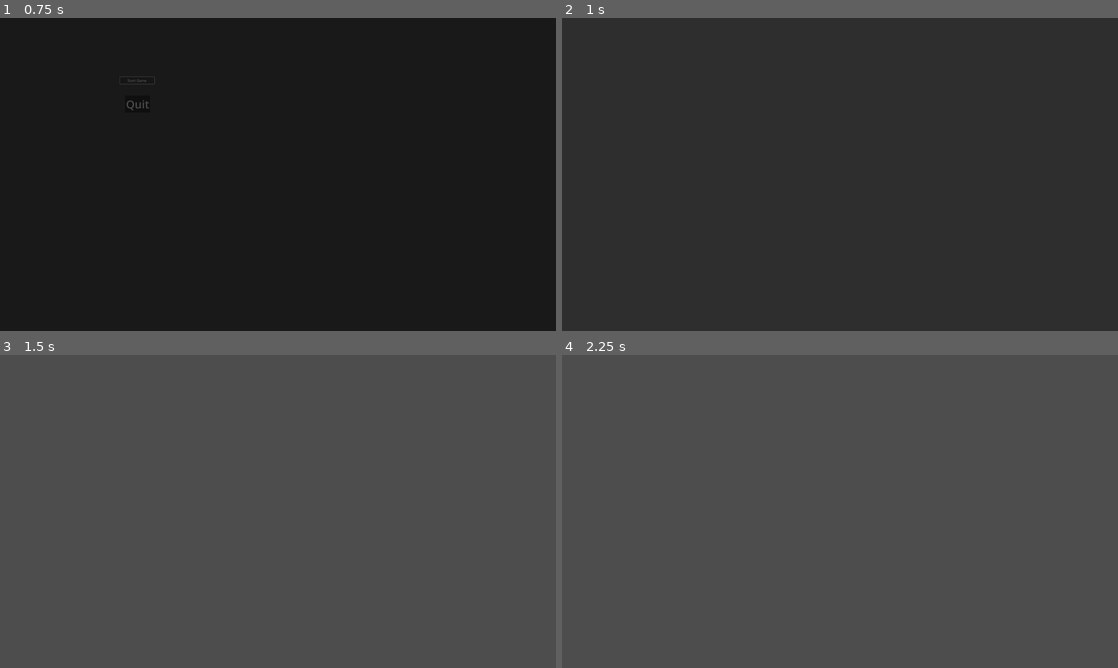
Above: before the commit, frames 1-4 (two rows, left to right).
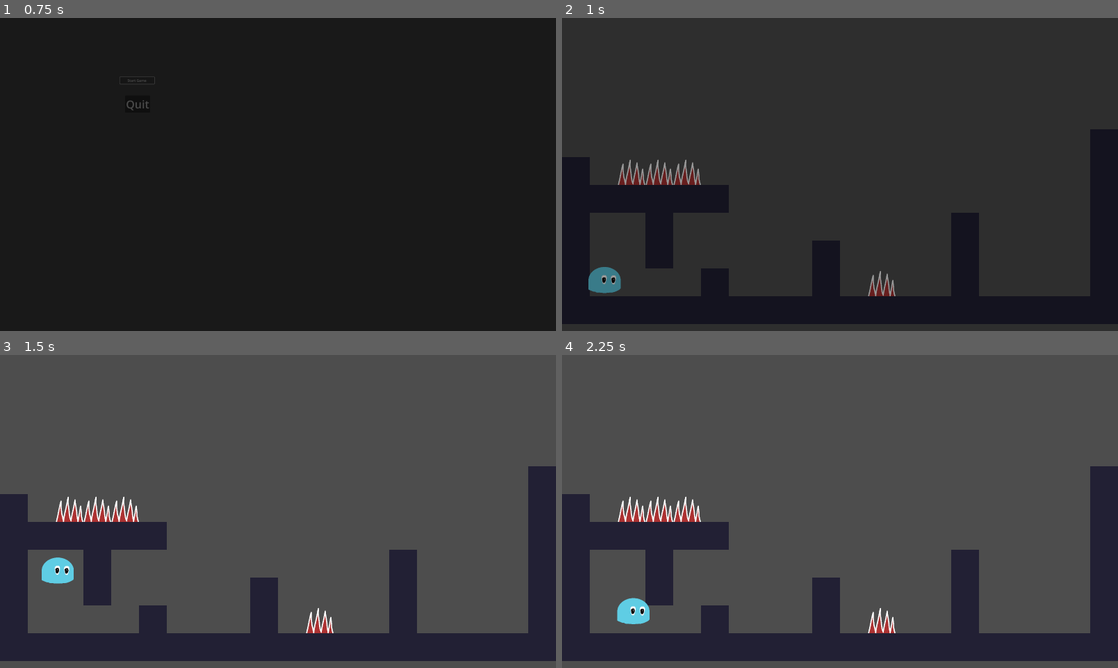
Above: after the commit, the same moments.

Repository: Hermit-Gamesmiths/NoTeaTimeForSlimes
Game: Godot game, scene res://screens/main_menu.tscn
The game is run twice, just before and just after one commit, with the same random seed, the same clock (stepped at 60 frames per second) and the same inputs. The project has no main scene, so this scene is started directly.
Inputs:
- Up to frame 1 (0.75 s): click "Start Game" at 0.5 s
- Up to frame 2 (1 s): no input
- Up to frame 3 (1.5 s): tap Enter (ui_accept) at 1.25, 1.35 s; hold Right (ui_right) from 1.28 s (still down)
- Up to frame 4 (2.25 s): keep holding Right (ui_right); tap Enter (ui_accept) at 1.52, 1.82, 2.1 s

Frame 1 is identical in both runs. In frame 2, 21% of the frame differs, in the area x 0-100%, y 35-98%; in frame 3, 21%; in frame 4, 21%.

Commit message:
Add basic player movement and configurable jump

Diff:
--- a/global/const.gd
+++ b/global/const.gd
@@ -1,4 +1,4 @@
 class_name Const
 
-const tile_size = 128
-const screen_size = Vector2i(2560, 1440)
+const TILE_SIZE = 128
+const SCREEN_SIZE = Vector2i(2560, 1440)
--- a/project.godot
+++ b/project.godot
@@ -24,3 +24,10 @@
 
 window/size/viewport_width=2560
 window/size/viewport_height=1440
+
+[layer_names]
+
+2d_physics/layer_1="Walls"
+2d_physics/layer_2="Death"
+2d_physics/layer_5="Player"
+2d_physics/layer_6="Enemies"
--- /dev/null
+++ b/scenes/player/player.gd
@@ -0,0 +1,40 @@
+extends CharacterBody2D
+
+@export var speed = 350
+
+@export var jump_height : float = (Const.TILE_SIZE * 2.1)
+@export var jump_time_to_peak : float = .5
+@export var jump_time_to_descend : float = .4
+
+@onready var jump_velocity = ((2.0 * jump_height) / jump_time_to_peak) * -1
+@onready var jump_gravity = ((-2.0 * jump_height) / (jump_time_to_peak ** 2)) * -1
+@onready var fall_gravity = ((-2.0 * jump_height) / (jump_time_to_peak * jump_time_to_descend)) * -1
+
+# Get the gravity from the project settings to be synced with RigidBody nodes.
+var gravity: int = ProjectSettings.get_setting("physics/2d/default_gravity")
+
+
+func _physics_process(delta: float) -> void:
+	# Add the gravity.
+	if not is_on_floor():
+		velocity += get_gravity() * delta
+
+	# Handle jump.
+	if Input.is_action_just_pressed("ui_accept") and is_on_floor():
+		jump()
+
+	# Get the input direction and handle the movement/deceleration.
+	# As good practice, you should replace UI actions with custom gameplay actions.
+	var direction := Input.get_axis("ui_left", "ui_right")
+	if direction:
+		velocity.x = direction * speed
+	else:
+		velocity.x = move_toward(velocity.x, 0, speed)
+
+	move_and_slide()
+
+func jump() -> void:
+	velocity.y = jump_velocity
+
+func get_gravity() -> Vector2:
+	return Vector2(0, jump_gravity if velocity.y < 0 else fall_gravity)
--- /dev/null
+++ b/scenes/player/player.tscn
@@ -0,0 +1,17 @@
+[gd_scene load_steps=4 format=3 uid="uid://bpi7jy48rc0e0"]
+
+[ext_resource type="Script" path="res://scenes/player/player.gd" id="1_072ya"]
+[ext_resource type="Texture2D" uid="uid://ceynq6xx3mq17" path="res://scenes/player/facing-slime.png" id="1_dnl25"]
+
+[sub_resource type="RectangleShape2D" id="RectangleShape2D_n5lvu"]
+size = Vector2(110, 110)
+
+[node name="Player" type="CharacterBody2D"]
+script = ExtResource("1_072ya")
+
+[node name="Sprite" type="Sprite2D" parent="."]
+position = Vector2(0, -21)
+texture = ExtResource("1_dnl25")
+
+[node name="CollisionShape2D" type="CollisionShape2D" parent="."]
+shape = SubResource("RectangleShape2D_n5lvu")
--- a/screens/levels/test_levels/default_test_level.tscn
+++ b/screens/levels/test_levels/default_test_level.tscn
@@ -1,3 +1,38 @@
-[gd_scene format=3 uid="uid://cwaf0r1ydb085"]
+[gd_scene load_steps=5 format=3 uid="uid://cwaf0r1ydb085"]
+
+[ext_resource type="Texture2D" uid="uid://b60q81ihj37s8" path="res://tiles/programmer-art-tiles.png" id="1_v4f1s"]
+[ext_resource type="PackedScene" uid="uid://bpi7jy48rc0e0" path="res://scenes/player/player.tscn" id="2_vkuep"]
+
+[sub_resource type="TileSetAtlasSource" id="TileSetAtlasSource_bgw11"]
+texture = ExtResource("1_v4f1s")
+texture_region_size = Vector2i(128, 128)
+0:0/0 = 0
+0:0/0/physics_layer_0/linear_velocity = Vector2(0, 0)
+0:0/0/physics_layer_0/angular_velocity = 0.0
+0:0/0/physics_layer_0/polygon_0/points = PackedVector2Array(-64, -64, 64, -64, 64, 64, -64, 64)
+0:0/0/physics_layer_1/linear_velocity = Vector2(0, 0)
+0:0/0/physics_layer_1/angular_velocity = 0.0
+0:1/0 = 0
+0:1/0/physics_layer_0/linear_velocity = Vector2(0, 0)
+0:1/0/physics_layer_0/angular_velocity = 0.0
+0:1/0/physics_layer_1/linear_velocity = Vector2(0, 0)
+0:1/0/physics_layer_1/angular_velocity = 0.0
+0:1/0/physics_layer_1/polygon_0/points = PackedVector2Array(-64, -64, 64, -64, 64, 64, -64, 64)
+
+[sub_resource type="TileSet" id="TileSet_g0epc"]
+tile_size = Vector2i(128, 128)
+physics_layer_0/collision_layer = 1
+physics_layer_0/collision_mask = 48
+physics_layer_1/collision_layer = 2
+physics_layer_1/collision_mask = 16
+sources/0 = SubResource("TileSetAtlasSource_bgw11")
 
 [node name="DefaultTestLevel" type="Node2D"]
+
+[node name="TileMap" type="TileMap" parent="."]
+tile_set = SubResource("TileSet_g0epc")
+format = 2
+layer_0/tile_data = PackedInt32Array(655360, 0, 0, 589824, 0, 0, 524288, 0, 0, 458752, 0, 0, 393216, 0, 0, 327680, 0, 0, 655361, 0, 0, 655362, 0, 0, 655363, 0, 0, 655364, 0, 0, 655365, 0, 0, 655366, 0, 0, 655367, 0, 0, 655368, 0, 0, 655369, 0, 0, 655370, 0, 0, 655371, 0, 0, 655372, 0, 0, 655373, 0, 0, 655374, 0, 0, 655375, 0, 0, 655376, 0, 0, 655377, 0, 0, 655378, 0, 0, 655379, 0, 0, 589843, 0, 0, 524307, 0, 0, 458771, 0, 0, 393235, 0, 0, 327699, 0, 0, 262163, 0, 0, 589838, 0, 0, 524302, 0, 0, 458766, 0, 0, 589835, 0, 1, 393220, 0, 0, 393221, 0, 0, 393219, 0, 0, 393218, 0, 0, 393217, 0, 0, 327684, 0, 1, 327683, 0, 1, 327682, 0, 1, 589833, 0, 0, 524297, 0, 0, 589829, 0, 0, 458755, 0, 0, 524291, 0, 0)
+
+[node name="Player" parent="." instance=ExtResource("2_vkuep")]
+position = Vector2(196, 1200)
Binary file added: scenes/player/facing-slime.png
Not shown, added: scenes/player/facing-slime.png.import
Binary file added: tiles/programmer-art-tiles.png
Not shown, added: tiles/programmer-art-tiles.png.import
